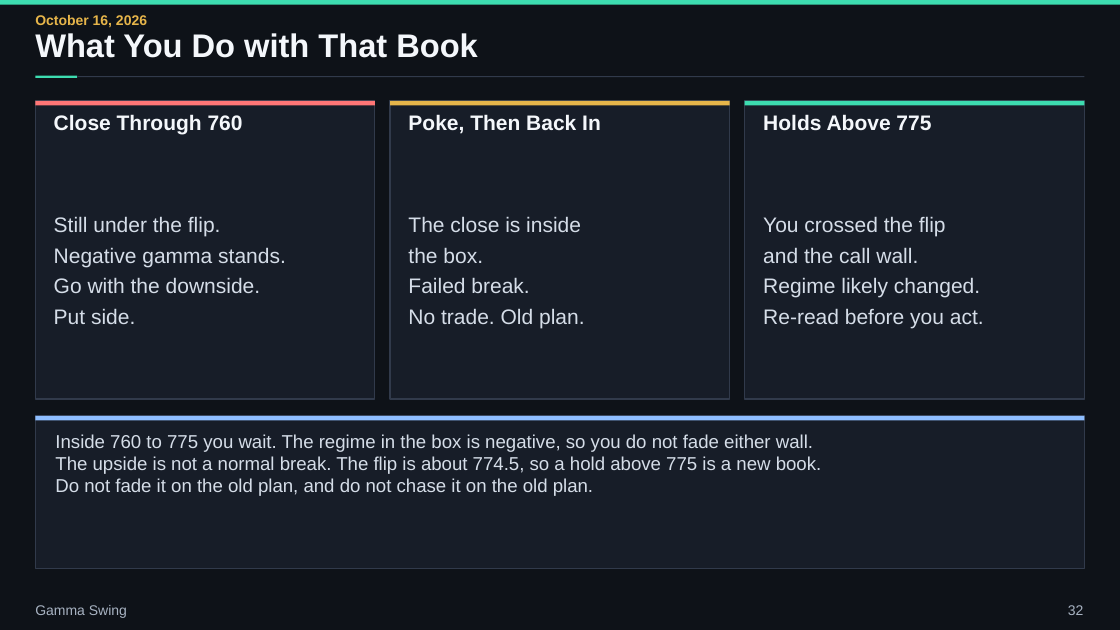
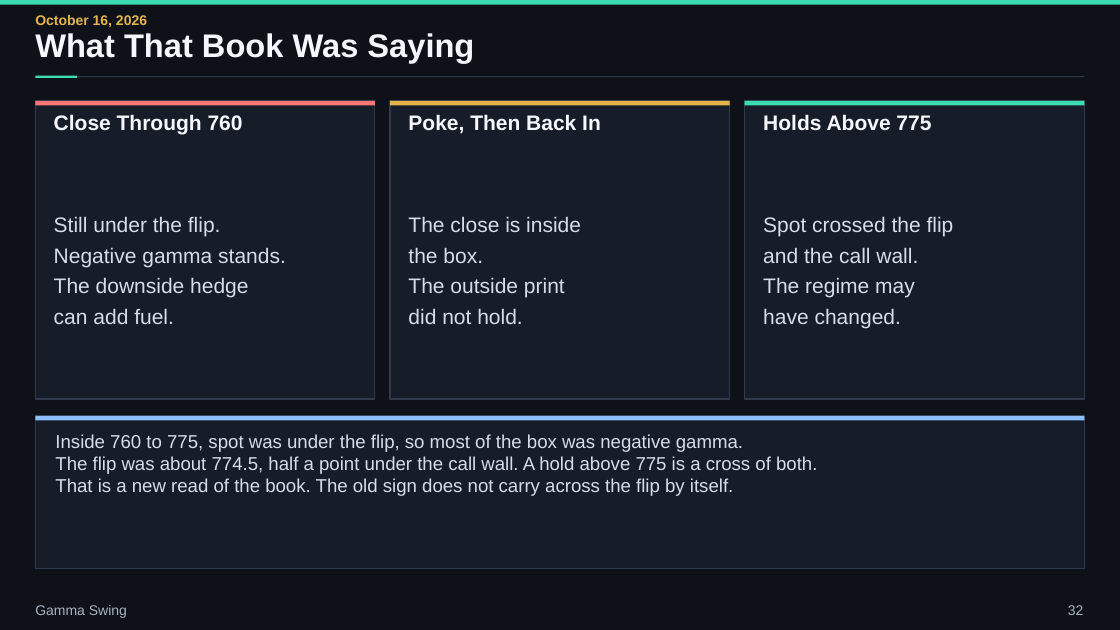
Before and after one commit to ArazMedia/Planner-Brain, a slide deck: slide 32 of decks/gamma-swing/gamma_swing.pptx. Drawn at 1120x630 pixels with LibreOffice and Linux fonts; fonts in the diff are those of the drawing. Boxes give left, top, right and bottom in pixels: in the first picture for what was removed or moved away, otherwise in the second. Text is boxed around its words. In the diff, an @@ line names an element or a change of style, - is before the commit and + after.

```diff
--- a/decks/gamma-swing/gamma_swing.pptx
+++ b/decks/gamma-swing/gamma_swing.pptx
@@ text at (35,33,474,63): text changed @@
-What You Do with That Book
+What That Book Was Saying
@@ text at (763,216,954,237): text changed @@
-You crossed the flip
+Spot crossed the flip
@@ text at (54,277,248,324): text changed @@
-Go with the downside.
-Put side.
+The downside hedge
+can add fuel.
@@ text at (408,277,565,324): text changed @@
-Failed break.
-No trade. Old plan.
+The outside print
+did not hold.
@@ text at (763,277,915,329): text changed @@
-Regime likely changed.
-Re-read before you act.
+The regime may
+have changed.
@@ text at (55,434,817,496): text changed @@
-Inside 760 to 775 you wait. The regime in the box is negative, so you do not fade either wall.
-The upside is not a normal break. The flip is about 774.5, so a hold above 775 is a new book.
-Do not fade it on the old plan, and do not chase it on the old plan.
+Inside 760 to 775, spot was under the flip, so most of the box was negative gamma.
+The flip was about 774.5, half a point under the call wall. A hold above 775 is a cross of both.
+That is a new read of the book. The old sign does not carry across the flip by itself.
```
Also in this commit, not shown: 33 other slides changed, 12 slides added, 12 slides removed, 47 other files.
